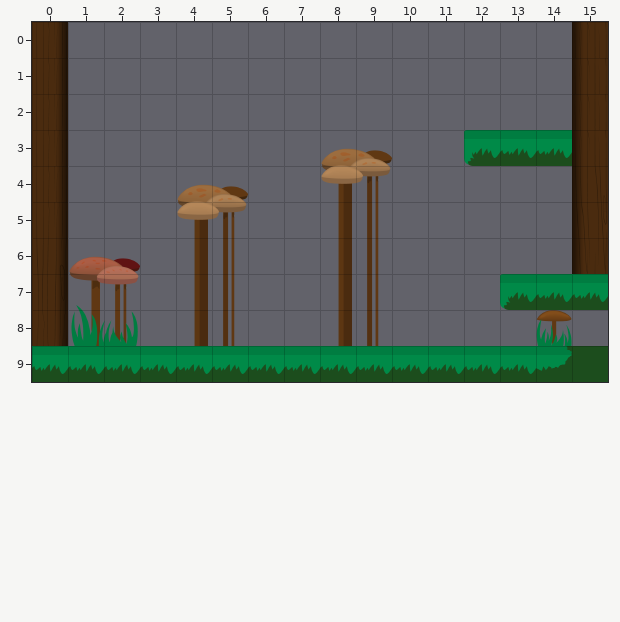
Tiled map: 3.tmx. That is the earlier state.
Cells are 128x128 px. Shown: x 0..15, y 0..9.
New version:
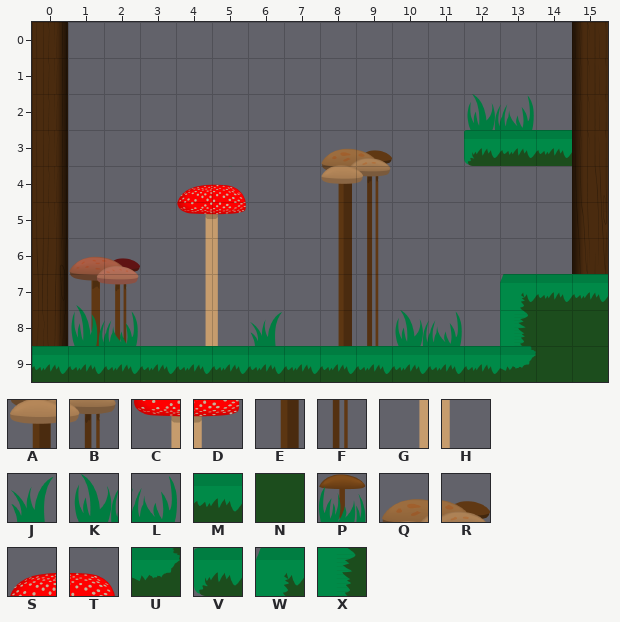
Key: from "default": A 0, B 1, C 4, D 5, E 11, F 12, G 15, H 16, J 19, K 20, L 21, M 22, N 23, P 26, Q 33, R 34, S 37, T 38, U 45, V 55, W 66, X 77.
_ is an empty cell.
From old to new:
Layer "Tile Layer 1":
y 2: x 12..13 __ -> KL
y 4: x 4..5 QR -> ST
y 5: x 4..5 AB -> CD
y 6: x 4..5 EF -> GH
y 7: x 4..5 EF -> GH; x 13 V -> W
y 8: x 4..6 EF_ -> GHJ; x 10..11 __ -> KL; x 13..15 _P_ -> XNN
y 9: x 13..14 MU -> UN
Boxes around the changes in both pictures, in picture pixels (x1, y1, x2, y2):
added: (467, 94, 534, 130)
changed: (177, 166, 282, 346)
changed: (500, 274, 608, 374)
added: (395, 310, 462, 346)
